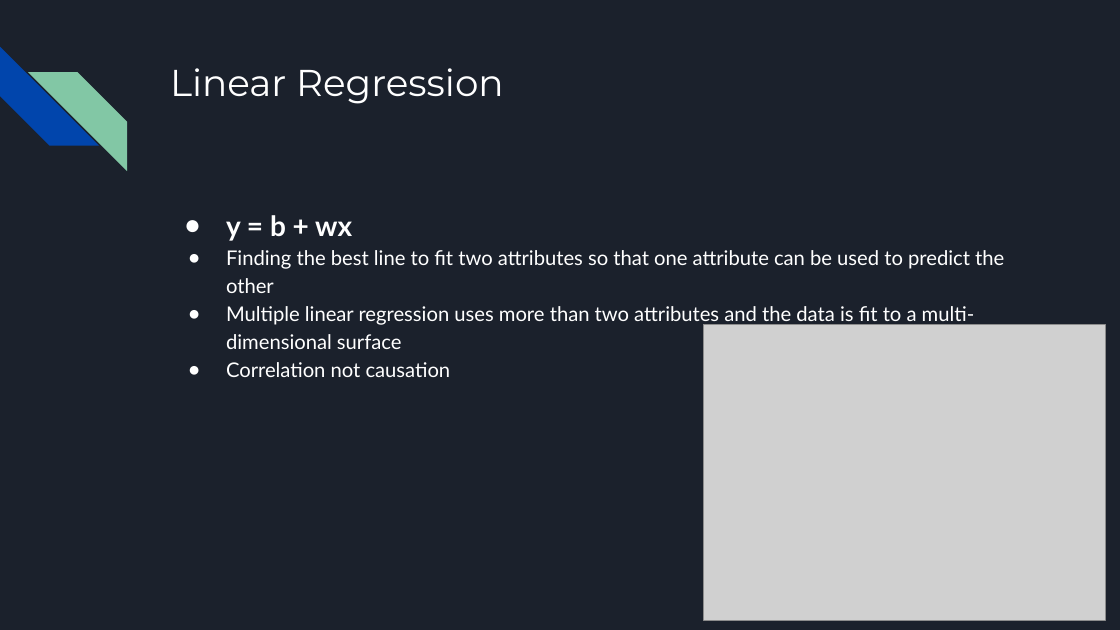
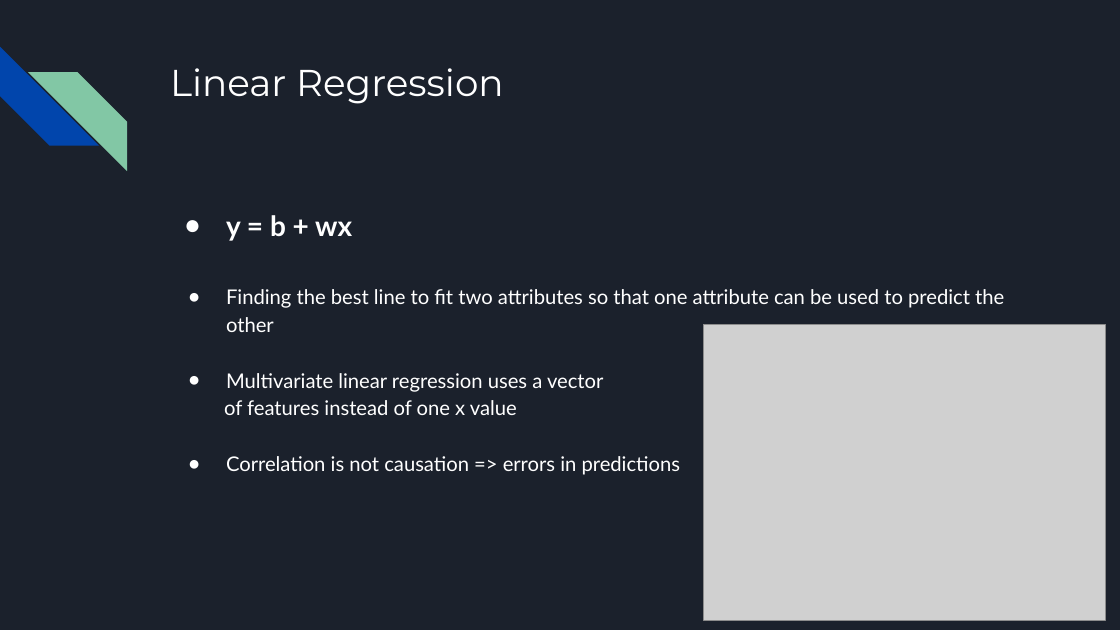
Before and after one commit to ADSA-UIUC/advanced-workshops, a slide deck: slide 3 of 03_linear_regression/Supervised Learning.pptx. Drawn at 1120x630 pixels with LibreOffice and Linux fonts; fonts in the diff are those of the drawing; grey boxes stand for pictures. Boxes give left, top, right and bottom in pixels: in the first picture for what was removed or moved away, otherwise in the second. Text is boxed around its words. In the diff, an @@ line names an element or a change of style, - is before the commit and + after.

Commit message:
Updating slides

```diff
--- a/03_linear_regression/Supervised Learning.pptx
+++ b/03_linear_regression/Supervised Learning.pptx
@@ text at (224, 373, 681, 475): text changed @@
-● Multiple linear regression uses more than two attributes and the data is fit to a multi-dimensional surface
-● Correlation not causation
+● Multivariate linear regression uses a vector
+of features instead of one x value
+● Correlation is not causation => errors in predictions
```
Also in this commit, not shown: 1 other slide changed, 12 slides added, 2 slides removed.
